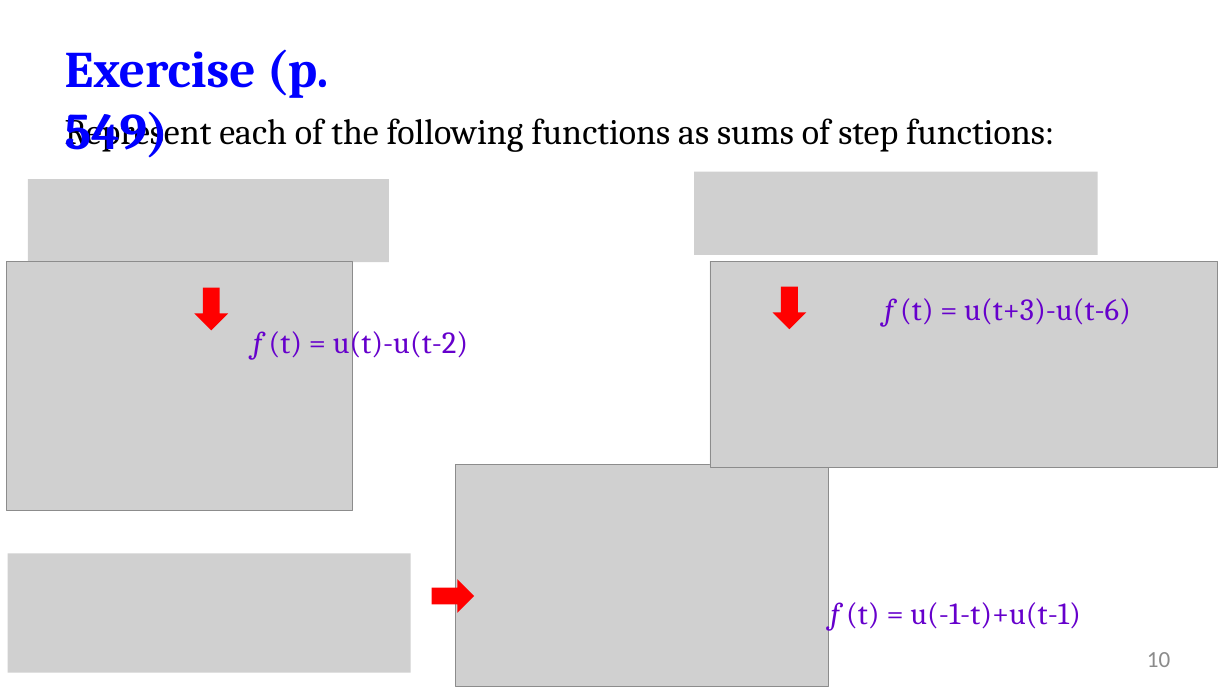
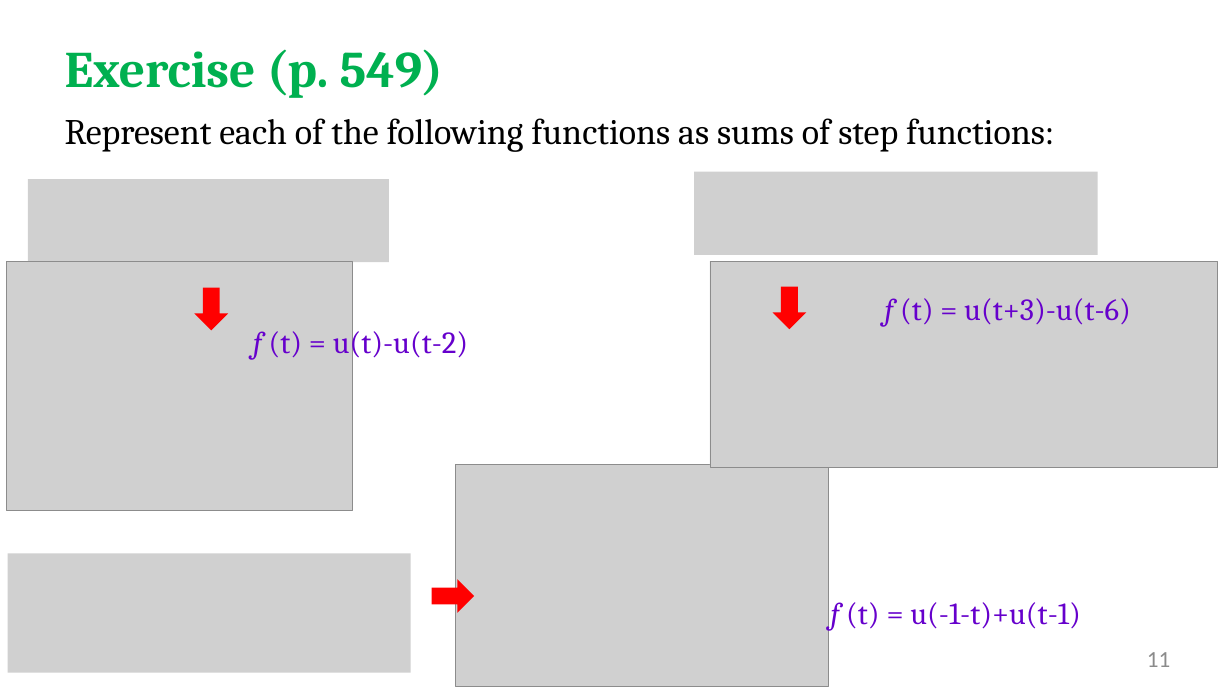
Before and after one commit to salmanrazzaq1993/AUM-WORK, a slide deck: slide 11 of PP WORK/Instructor Version/Week 2/Week 2 lecture 1 Signals.pptx (slide 10 before the commit). Drawn at 1232x693 pixels with LibreOffice and Linux fonts; fonts in the diff are those of the drawing; grey boxes stand for pictures; background and template pictures are left out. Boxes give left, top, right and bottom in pixels: in the first picture for what was removed or moved away, otherwise in the second. Text is boxed around its words. In the diff, an @@ line names an element or a change of style, - is before the commit and + after.

```diff
--- a/PP WORK/Instructor Version/Week 2/Week 2 lecture 1 Signals.pptx
+++ b/PP WORK/Instructor Version/Week 2/Week 2 lecture 1 Signals.pptx
@@ text "Exercise (p. 549)" at (x1=65, y1=49, x2=443, y2=98): text colour #0000FF to #00B050 @@
@@ page number at (x1=1147, y1=652, x2=1170, y2=667): text changed @@
-10
+11
```
Also in this commit, not shown: 13 other slides changed, 2 slides added.
